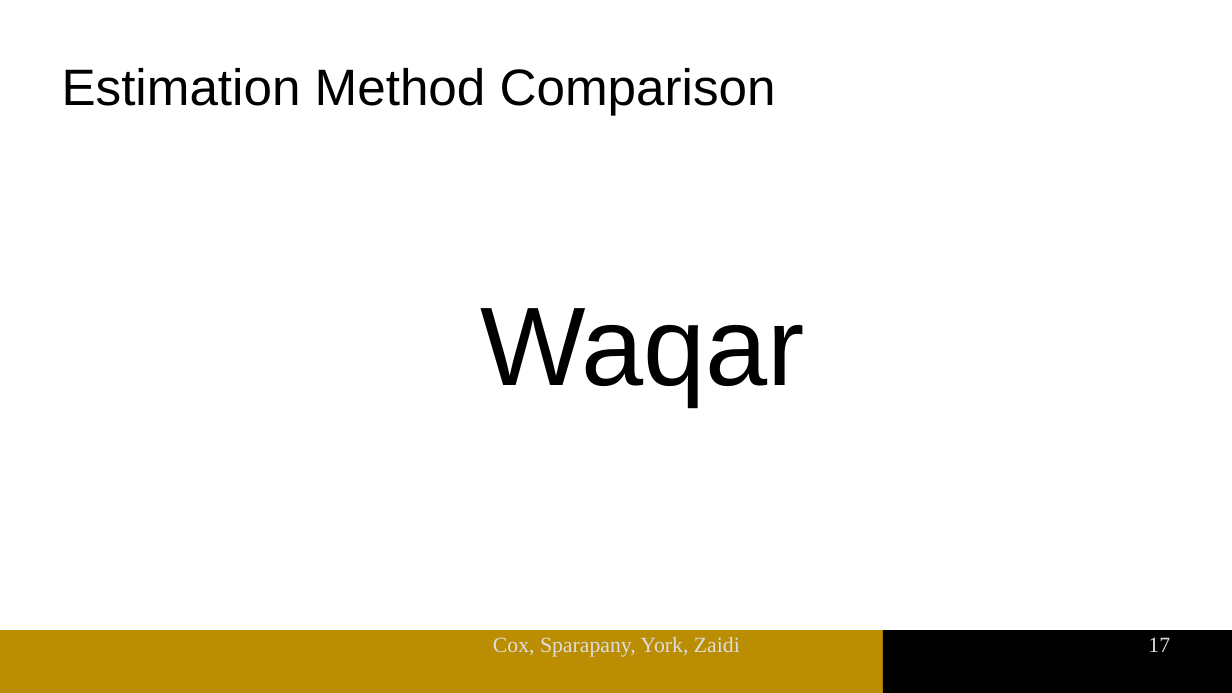
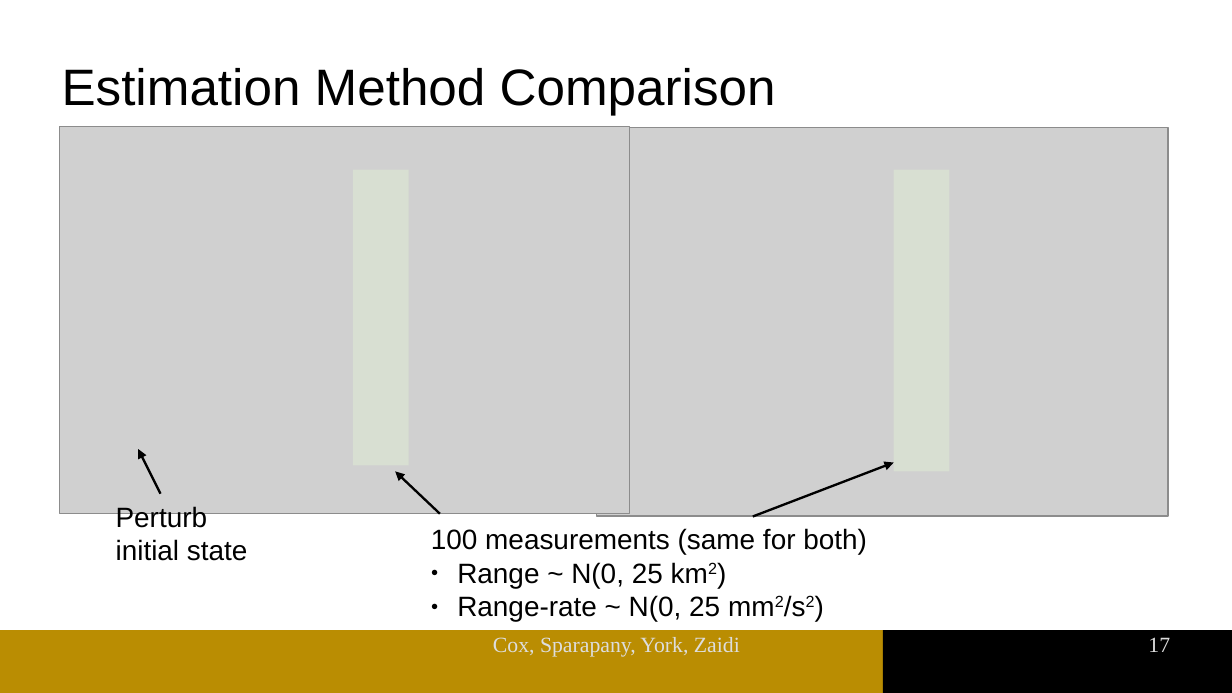
Before and after one commit to msparapa/aae568_project, a slide deck: slide 17 of presentation/MainSlides.odp. Drawn at 1232x693 pixels with LibreOffice and Linux fonts; fonts in the diff are those of the drawing; grey boxes stand for pictures; background and template pictures are left out. Boxes give left, top, right and bottom in pixels: in the first picture for what was removed or moved away, otherwise in the second. Text is boxed around its words. In the diff, an @@ line names an element or a change of style, - is before the commit and + after.

Commit message:
final slides

```diff
--- a/presentation/MainSlides.odp
+++ b/presentation/MainSlides.odp
@@ picture added at (60,126,631,513) @@
@@ picture added at (597,127,1169,515) @@
@@ rectangle added at (353,170,409,466), fill #E0EFD4 at 50% opacity @@
@@ rectangle added at (894,170,950,472), fill #E0EFD4 at 50% opacity @@
@@ text removed at (480,308,805,405) @@
-Waqar
@@ arrow added from (161, 494) to (139, 449), #000000 1.5 pt @@
@@ arrow added from (440, 514) to (396, 472), #000000 1.5 pt @@
@@ arrow added from (754, 517) to (894, 463), #000000 1.5 pt @@
@@ text added at (116,506,248,561), 18 pt, text #000000 @@
+Perturb initial state
@@ text added at (431,528,867,622), 18 pt, text #000000 @@
+100 measurements (same for both)
+● Range ~ N(0, 25 km2)
+● Range-rate ~ N(0, 25 mm2/s2)
```
Also in this commit, not shown: 10 other slides changed, 1 other file.
